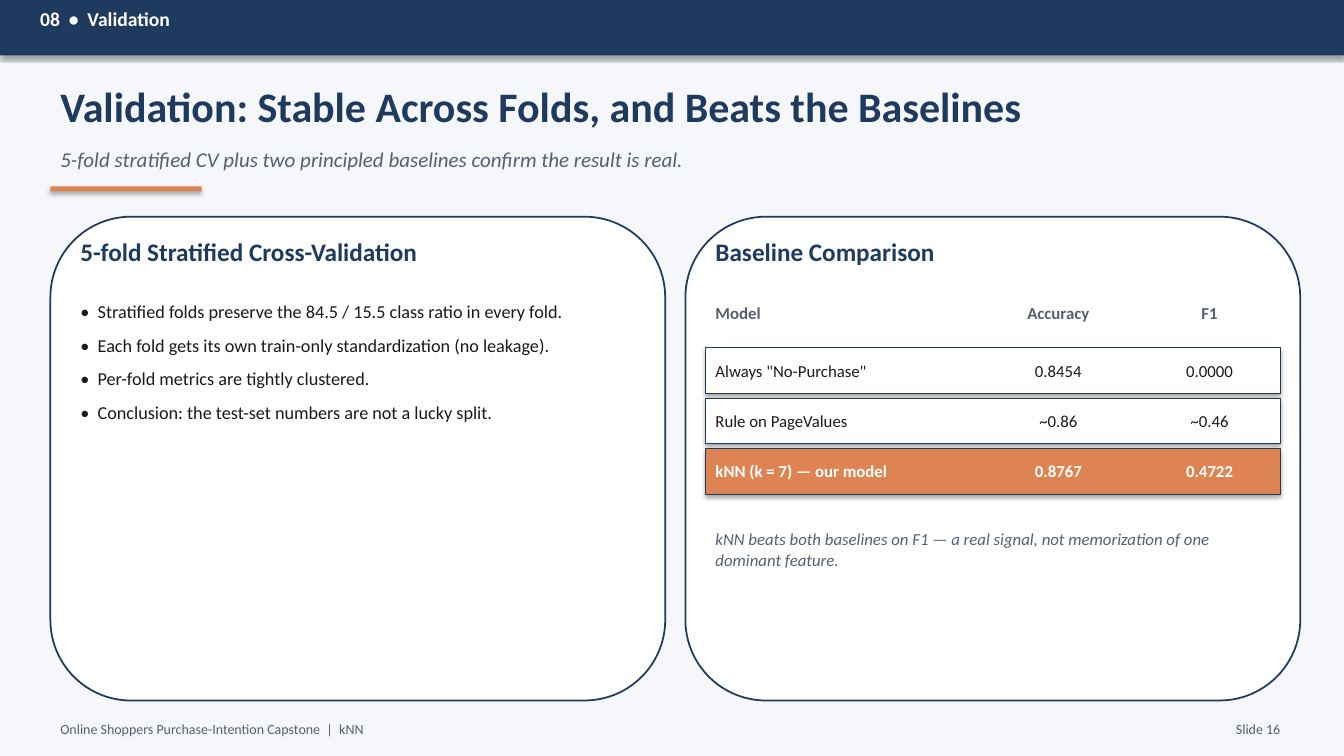
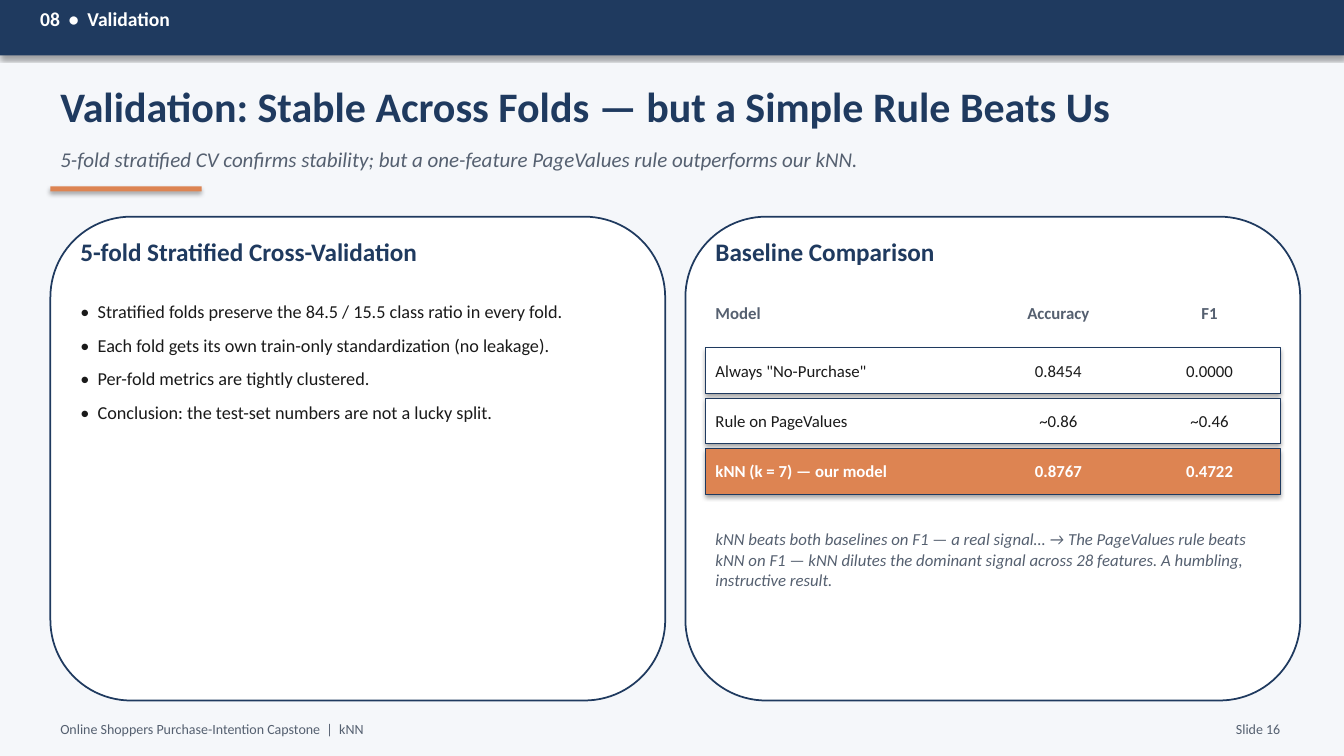
Before and after one commit to RodneeGlenMartin/Capstone-KNN-OnlineShoppers, a slide deck: slide 16 of Capstone_Presentation.pptx. Drawn at 1344x756 pixels with LibreOffice and Linux fonts; fonts in the diff are those of the drawing. Boxes give left, top, right and bottom in pixels: in the first picture for what was removed or moved away, otherwise in the second. Text is boxed around its words. In the diff, an @@ line names an element or a change of style, - is before the commit and + after.

```diff
--- a/Capstone_Presentation.pptx
+++ b/Capstone_Presentation.pptx
@@ text at (60, 92, 1110, 129): text changed @@
-Validation: Stable Across Folds, and Beats the Baselines
+Validation: Stable Across Folds — but a Simple Rule Beats Us
@@ text at (60, 152, 858, 171): text changed @@
-5-fold stratified CV plus two principled baselines confirm the result is real.
+5-fold stratified CV confirms stability; but a one-feature PageValues rule outperforms our kNN.
@@ text at (715, 533, 1245, 586): text changed @@
-kNN beats both baselines on F1 — a real signal, not memorization of one dominant feature.
+kNN beats both baselines on F1 — a real signal… → The PageValues rule beats kNN on F1 — kNN dilutes the dominant signal across 28 features. A humbling, instructive result.
```
Also in this commit, not shown: 2 other slides changed, 4 other files.
